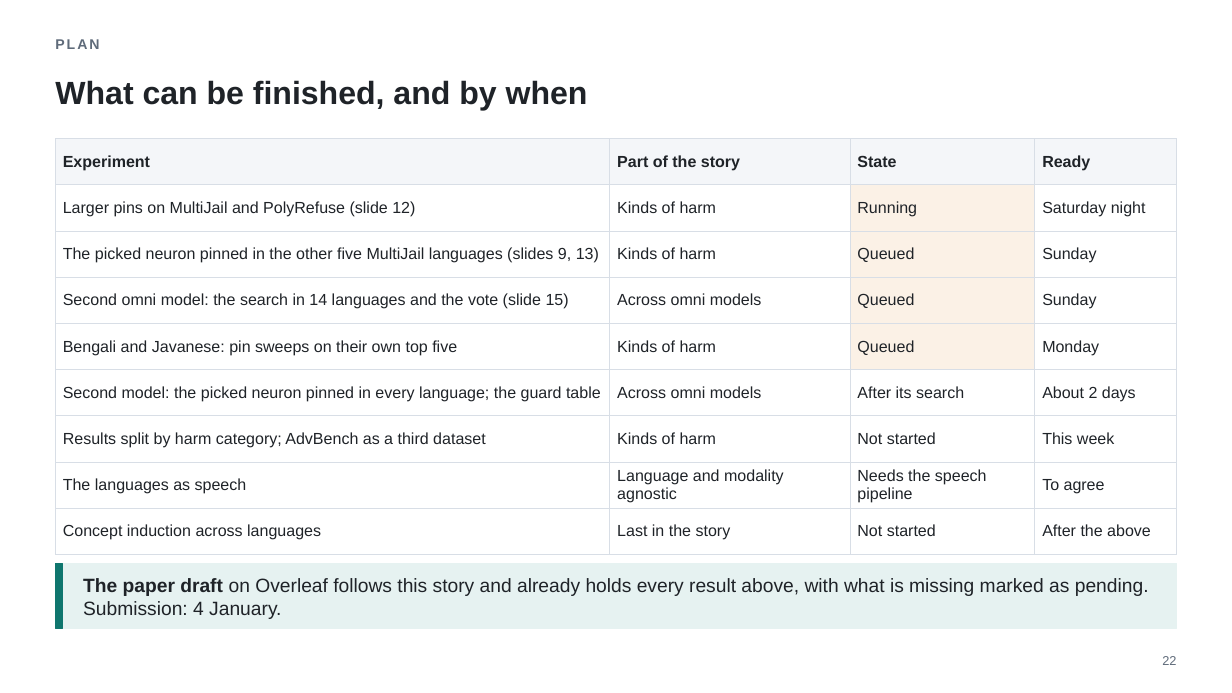
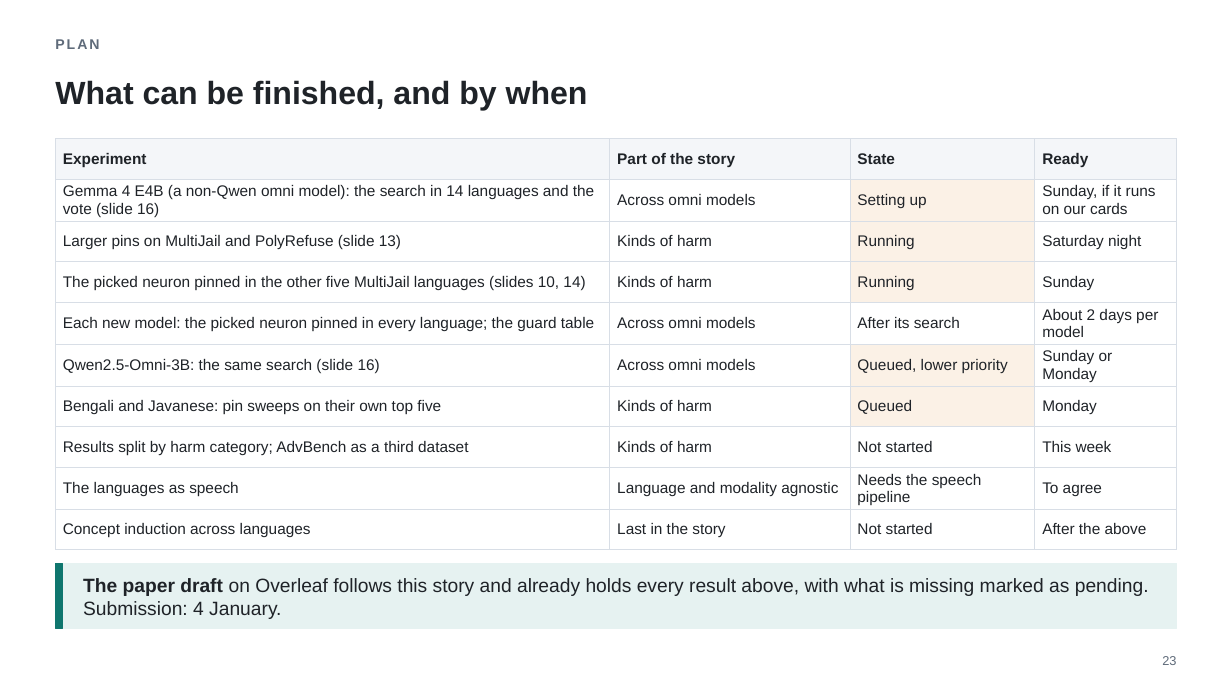
Before and after one commit to fjoad/refusal-neurons, a slide deck: slide 23 of slides/refusal_neurons_2026-11-29.pptx (slide 22 before the commit). Drawn at 1232x693 pixels with LibreOffice and Linux fonts; fonts in the diff are those of the drawing. Boxes give left, top, right and bottom in pixels: in the first picture for what was removed or moved away, otherwise in the second. Text is boxed around its words. In the diff, an @@ line names an element or a change of style, - is before the commit and + after.

```diff
--- a/slides/refusal_neurons_2026-11-29.pptx
+++ b/slides/refusal_neurons_2026-11-29.pptx
@@ table at (55,139,1177,541) @@
-row 2: Larger pins on MultiJail and PolyRefuse (slide 12) | Kinds of harm | Running | Saturday night
-row 3: The picked neuron pinned in the other five MultiJail languages (slides 9, 13) | Kinds of harm | Queued | Sunday
-row 4: Second omni model: the search in 14 languages and the vote (slide 15) | Across omni models | Queued | Sunday
+row 2: Gemma 4 E4B (a non-Qwen omni model): the search in 14 languages and the vote (slide 16) | Across omni models | Setting up | Sunday, if it runs on our cards
+row 3: Larger pins on MultiJail and PolyRefuse (slide 13) | Kinds of harm | Running | Saturday night
+row 4: The picked neuron pinned in the other five MultiJail languages (slides 10, 14) | Kinds of harm | Running | Sunday
+row 5: Each new model: the picked neuron pinned in every language; the guard table | Across omni models | After its search | About 2 days per model
+row 6: Qwen2.5-Omni-3B: the same search (slide 16) | Across omni models | Queued, lower priority | Sunday or Monday
-row 6: Second model: the picked neuron pinned in every language; the guard table | Across omni models | After its search | About 2 days
@@ text at (1162,656,1176,665): text changed @@
-22
+23
```
Also in this commit, not shown: 15 other slides changed, 2 slides added, 1 slide removed, 3 other files.
